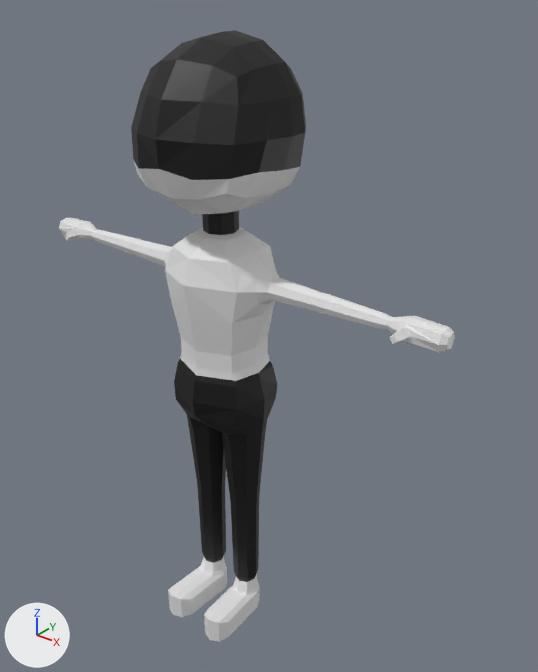
The Blender file 31.05.2025_Murder_Drones.blend, before and after one commit.
The view is the same before and after, from a camera (50 mm lens) standing at (4.65, -5.21, 1.24) and looking at (0.28, 0.25, -2.14). The axes (+X, +Y, +Z) are drawn at lower left. The lights are the same throughout.

Objects in the first picture: 'Body'.
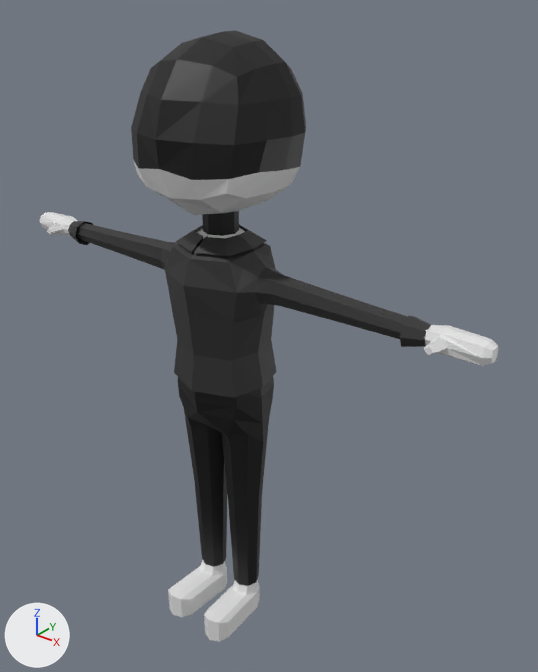
What the commit changed:
Material 'Материал' (mat_материал) is new.
Its base color is (0.0247, 0.0247, 0.0247) (black #2c2c2c).
me_body_mesh is used by ob_body; location (0.0, 0.0, 0.0).
me_body_mesh had 588 vertices, 582 faces and spanned x -2.45..2.45, y -0.9..0.68, z -5.55..0.8.
me_body_mesh now has 664 vertices, 654 faces and spans x -2.82..2.82, y -0.9..0.68, z -5.55..0.8.
me_body_mesh part 1: 280 vertices moved from x -2.45..2.45, y -0.61..0.33, z -5.06..-0.76 to x -2.75..2.75, y -0.64..0.37, z -5.16..-0.72; 52 vertices removed from x -2.45..2.45, y -0.63..0.37, z -2.82..-0.95; 128 vertices added at x -2.82..2.82, y -0.6..0.33, z -2.81..-0.95.
me_body_mesh part 2: 176 faces spanning x -2.27..2.27, y -0.67..0.41, z -2.5..-1.03 switch from mat_head_material (white #e7e7e7) to mat_материал (black #2c2c2c).
me_body_mesh part 3: 16 faces spanning x -0.43..0.43, y -0.54..0.28, z -2.41..-0.72 switch from mat_head_black_material (black #000000) to mat_head_material (white #e7e7e7).

Location of each change, [x1, y1, x2, y2] in pixels of the pictures (538 x 672 px; the box of a moved part takes in the faces that stretch with it):
'Body', reshaped (16% wider)
    before: [59, 30, 455, 641]
    after: [40, 30, 498, 641]
part 1 of me_body_mesh, moved or reshaped
    before: [59, 211, 455, 582]
    after: [40, 211, 498, 586]
part 2 of me_body_mesh, recoloured (white to black)
    before: [83, 222, 414, 381]
    after: [75, 221, 431, 398]
part 3 of me_body_mesh, recoloured (black)
    before: [178, 211, 273, 387]
